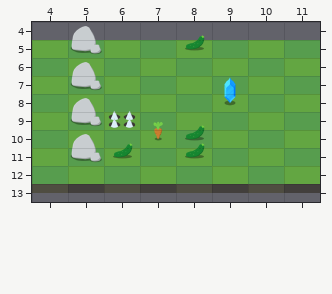
Level history. Tiled map (JSON): maps/demo.json. That is the earlier state.
Cells are 64x32 px. Shown: x 4..11, y 4..13.
Now the later version:
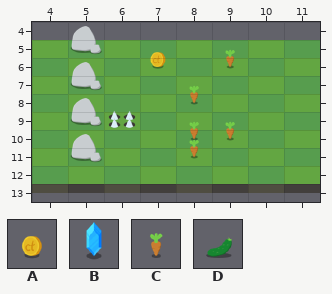
Key: from "objects": A 29, B 30, C 35, D 37.
_ is an empty cell, . an unchanged one.
Objects are placed by their top-left corner, in cells (3,4 is the top-left corner of cell 3,4); size is 1x1 cell unless given.
Commit: Use object layer for items
Edits made:
--- layer "items" (removed)
@@ x 8..8 @@
- 5 D
+ 5 _
@@ x 9..9 @@
- 8 B
+ 8 _
@@ x 6..8 @@
-10 .CD
-11 D.D
+10 .__
+11 _._
--- layer "items" (added)
+A at 7,5 size 1x2
+C at 9,5 size 1x2
+C at 8,7 size 1x2
+C at 9,9 size 1x2
+C at 8,9 size 1x2
+C at 8,10 size 1x2
